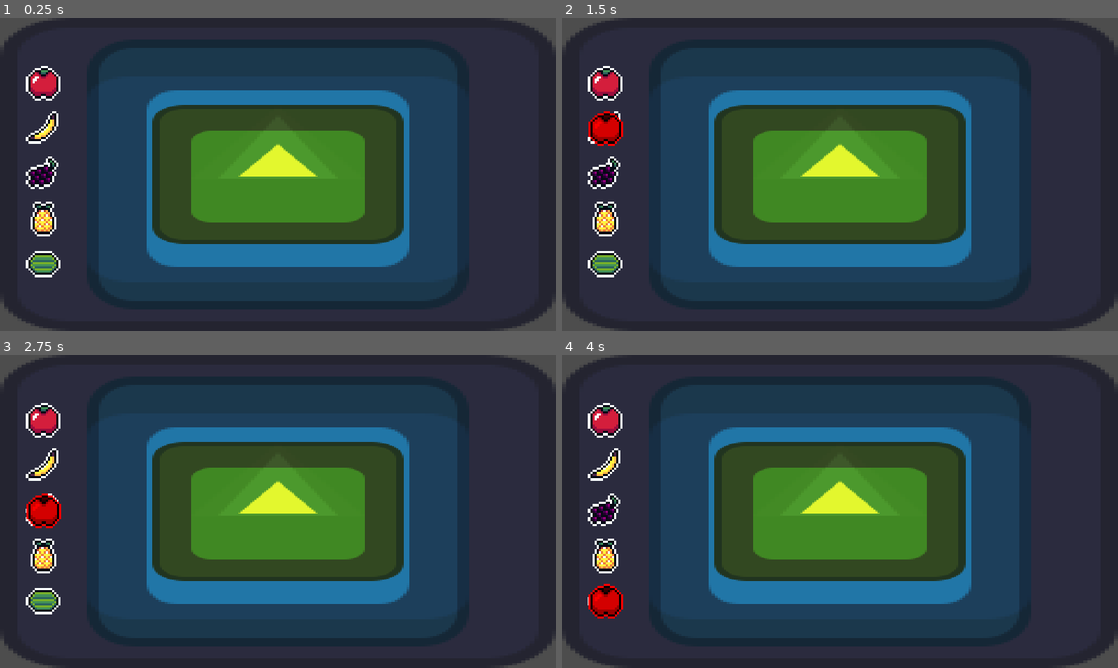
Above: before the commit, frames 1-4 (two rows, left to right).
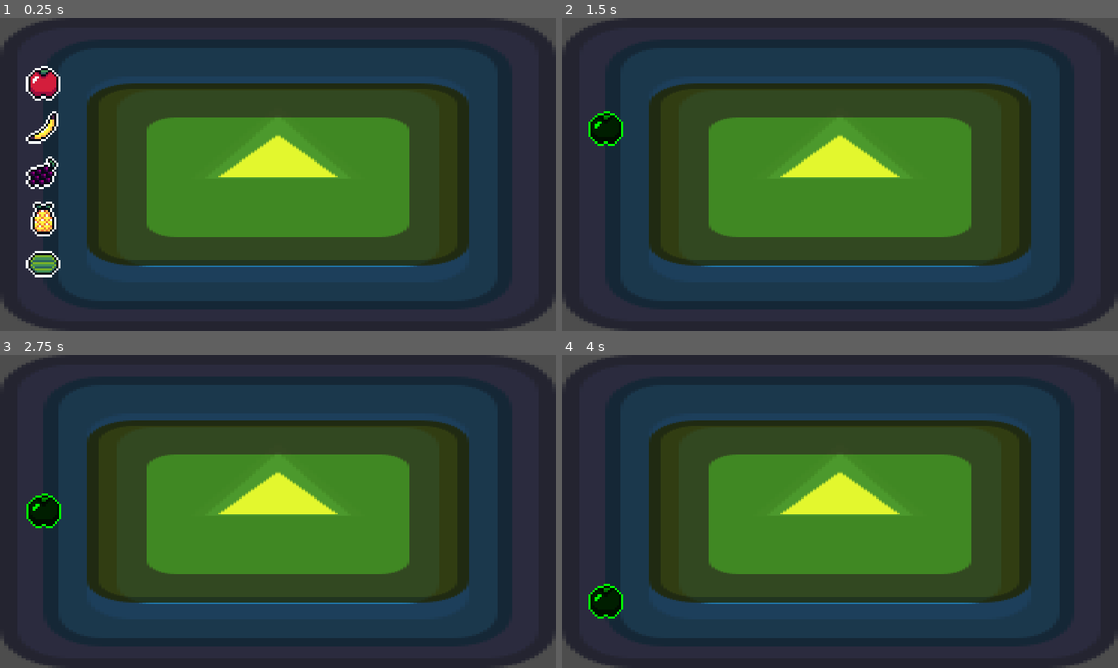
Above: after the commit, the same moments.

Repository: alexg-lviv/FruitTheNinja
Game: Godot game, scene res://src/GameField/MainScene.tscn
The game is run twice, just before and just after one commit, with the same random seed, the same clock (stepped at 60 frames per second) and the same inputs. The engine's default icon, where the game draws it, is replaced by a stand-in: a white triangle on a blue panel in a dark square.
Inputs (mouse positions are in pixels of both pictures, inside the frame that each line leads up to):
- Up to frame 1 (0.25 s): no input
- Up to frame 2 (1.5 s): click (606, 83) at 0.5 s; click (606, 127) at 1.27 s
- Up to frame 3 (2.75 s): click (44, 511) at 2.02 s
- Up to frame 4 (4 s): click (606, 555) at 2.77 s; click (606, 602) at 3.52 s

The runs differ from the first frame. In frame 1, 29% of the frame differs, in the area x 15-85%, y 20-80%; in frame 2, 31%, in the area x 4-85%, y 15-83%; in frame 3, 31%; in frame 4, 31%.

Commit message:
Update inputs

Diff:
--- a/project.godot
+++ b/project.godot
@@ -25,6 +25,45 @@
 window/size/viewport_height=720
 window/stretch/mode="canvas_items"
 
+[input]
+
+ui_cancel={
+"deadzone": 0.5,
+"events": [Object(InputEventKey,"resource_local_to_scene":false,"resource_name":"","device":0,"window_id":0,"alt_pressed":false,"shift_pressed":false,"ctrl_pressed":false,"meta_pressed":false,"pressed":false,"keycode":4194305,"physical_keycode":0,"key_label":0,"unicode":4194305,"echo":false,"script":null)
+, Object(InputEventMouseButton,"resource_local_to_scene":false,"resource_name":"","device":-1,"window_id":0,"alt_pressed":false,"shift_pressed":false,"ctrl_pressed":false,"meta_pressed":false,"button_mask":2,"position":Vector2(552, 24),"global_position":Vector2(560, 108),"factor":1.0,"button_index":2,"pressed":true,"double_click":false,"script":null)
+]
+}
+launch_apple={
+"deadzone": 0.5,
+"events": [Object(InputEventKey,"resource_local_to_scene":false,"resource_name":"","device":0,"window_id":0,"alt_pressed":false,"shift_pressed":false,"ctrl_pressed":false,"meta_pressed":false,"pressed":false,"keycode":0,"physical_keycode":49,"key_label":0,"unicode":0,"echo":false,"script":null)
+]
+}
+launch_banana={
+"deadzone": 0.5,
+"events": [Object(InputEventKey,"resource_local_to_scene":false,"resource_name":"","device":-1,"window_id":0,"alt_pressed":false,"shift_pressed":false,"ctrl_pressed":false,"meta_pressed":false,"pressed":false,"keycode":0,"physical_keycode":50,"key_label":0,"unicode":50,"echo":false,"script":null)
+]
+}
+launch_grape={
+"deadzone": 0.5,
+"events": [Object(InputEventKey,"resource_local_to_scene":false,"resource_name":"","device":-1,"window_id":0,"alt_pressed":false,"shift_pressed":false,"ctrl_pressed":false,"meta_pressed":false,"pressed":false,"keycode":0,"physical_keycode":51,"key_label":0,"unicode":51,"echo":false,"script":null)
+]
+}
+launch_pineapple={
+"deadzone": 0.5,
+"events": [Object(InputEventKey,"resource_local_to_scene":false,"resource_name":"","device":-1,"window_id":0,"alt_pressed":false,"shift_pressed":false,"ctrl_pressed":false,"meta_pressed":false,"pressed":false,"keycode":0,"physical_keycode":52,"key_label":0,"unicode":52,"echo":false,"script":null)
+]
+}
+launch_watermelon={
+"deadzone": 0.5,
+"events": [Object(InputEventKey,"resource_local_to_scene":false,"resource_name":"","device":-1,"window_id":0,"alt_pressed":false,"shift_pressed":false,"ctrl_pressed":false,"meta_pressed":false,"pressed":false,"keycode":0,"physical_keycode":53,"key_label":0,"unicode":53,"echo":false,"script":null)
+]
+}
+aim={
+"deadzone": 0.5,
+"events": [Object(InputEventMouseButton,"resource_local_to_scene":false,"resource_name":"","device":-1,"window_id":0,"alt_pressed":false,"shift_pressed":false,"ctrl_pressed":false,"meta_pressed":false,"button_mask":1,"position":Vector2(606, 38),"global_position":Vector2(614, 122),"factor":1.0,"button_index":1,"pressed":true,"double_click":false,"script":null)
+]
+}
+
 [layer_names]
 
 2d_physics/layer_1="AI_Player"
--- a/src/GameField/MainScene.gd
+++ b/src/GameField/MainScene.gd
@@ -7,10 +7,33 @@
 
 var _preview
 
+var _left_bar_tween
+
+@onready var _launch_actions := {
+	"launch_apple": $VBoxLeft/Apple,
+	"launch_banana": $VBoxLeft/Banana,
+	"launch_grape": $VBoxLeft/Grape,
+	"launch_pineapple": $VBoxLeft/Pineapple,
+	"launch_watermelon": $VBoxLeft/Watermelon,
+}
+
 
 func _ready():
 	for butt in _projectiles_butts:
 		butt.pressed.connect(_on_projectile_butt_pressed.bind(butt))
+
+
+func _input(event):
+	for action in _launch_actions:
+		if event.is_action_pressed(action):
+			if _preview != null:
+				_preview.queue_free()
+				await _preview.tree_exited
+			_on_projectile_butt_pressed(_launch_actions[action])
+
+	if event.is_action_pressed("ui_cancel") and _preview != null:
+		_preview.queue_free()
+
 
 
 func _on_projectile_butt_pressed(butt):
@@ -19,9 +42,26 @@
 	_preview.spawn_projectile.connect(_spawn_projectile)
 	_preview.init_set(butt.projectile_scene, butt.projectile_texture, _aim_rect, _ai_rect)
 
+	_hide_bars()
+	_preview.tree_exited.connect(_show_bars)
+
 
 func _spawn_projectile(projectile, pos, direction):
 	$Projectiles.add_child(projectile)
 	projectile.position = pos
 	projectile.set_direction(direction)
 	Projectiles.spawned.append(projectile)
+
+
+func _show_bars():
+	if _left_bar_tween and _left_bar_tween.is_running():
+		_left_bar_tween.kill()
+	_left_bar_tween = get_tree().create_tween()
+	_left_bar_tween.tween_property($VBoxLeft, "offset_left", 50, 0.3)
+
+
+func _hide_bars():
+	if _left_bar_tween and _left_bar_tween.is_running():
+		_left_bar_tween.kill()
+	_left_bar_tween = get_tree().create_tween()
+	_left_bar_tween.tween_property($VBoxLeft, "offset_left", -300, 0.3)
--- a/src/GameField/MainScene.tscn
+++ b/src/GameField/MainScene.tscn
@@ -28,9 +28,9 @@
 anchors_preset = 15
 anchor_right = 1.0
 anchor_bottom = 1.0
-offset_left = 200.0
+offset_left = 100.0
 offset_top = 50.0
-offset_right = -200.0
+offset_right = -100.0
 offset_bottom = -50.0
 grow_horizontal = 2
 grow_vertical = 2
@@ -50,10 +50,10 @@
 anchors_preset = 15
 anchor_right = 1.0
 anchor_bottom = 1.0
-offset_left = 350.0
-offset_top = 200.0
-offset_right = -350.0
-offset_bottom = -200.0
+offset_left = 200.0
+offset_top = 150.0
+offset_right = -200.0
+offset_bottom = -150.0
 grow_horizontal = 2
 grow_vertical = 2
 
@@ -79,6 +79,7 @@
 
 [node name="Apple" parent="VBoxLeft" instance=ExtResource("4_p185g")]
 layout_mode = 2
+mouse_filter = 1
 projectile = "Apple"
 
 [node name="Banana" parent="VBoxLeft" instance=ExtResource("4_p185g")]
--- a/src/ProjectilesLauncher/Launcher.gd
+++ b/src/ProjectilesLauncher/Launcher.gd
@@ -50,17 +50,14 @@
 	$Position/Trajectory/ProjectileTrajectory.update_trajectory(direction, 500, 5, 0.1, delta)
 
 func _on_gui_input(event):
-	if event is InputEventMouseButton and event.pressed:
-		if event.button_index == MOUSE_BUTTON_LEFT:
-			if _is_valid:
-				_is_locked = true
-				_lock_position = get_global_mouse_position()
+	if event.is_action_pressed("aim") and _is_valid:
+		_is_locked = true
+		_lock_position = get_global_mouse_position()
 
-		if event.button_index == MOUSE_BUTTON_RIGHT:
-			queue_free()
-
-	if event is InputEventMouseButton and not event.pressed:
-		if event.button_index == MOUSE_BUTTON_LEFT and _is_locked:
-			var direction = (_lock_position - get_global_mouse_position()).normalized()
+	if event.is_action_released("aim") and _is_locked:
+		var direction = (_lock_position - get_global_mouse_position()).normalized()
+		if direction.length() <= 0.05:
+			_is_locked = false
+		else:
 			emit_signal("spawn_projectile", load(_projectile_scene).instantiate(), _lock_position, direction)
 			queue_free()
Not shown: 1 places in src/AiAgent/Player.tscn that only renumber resources
